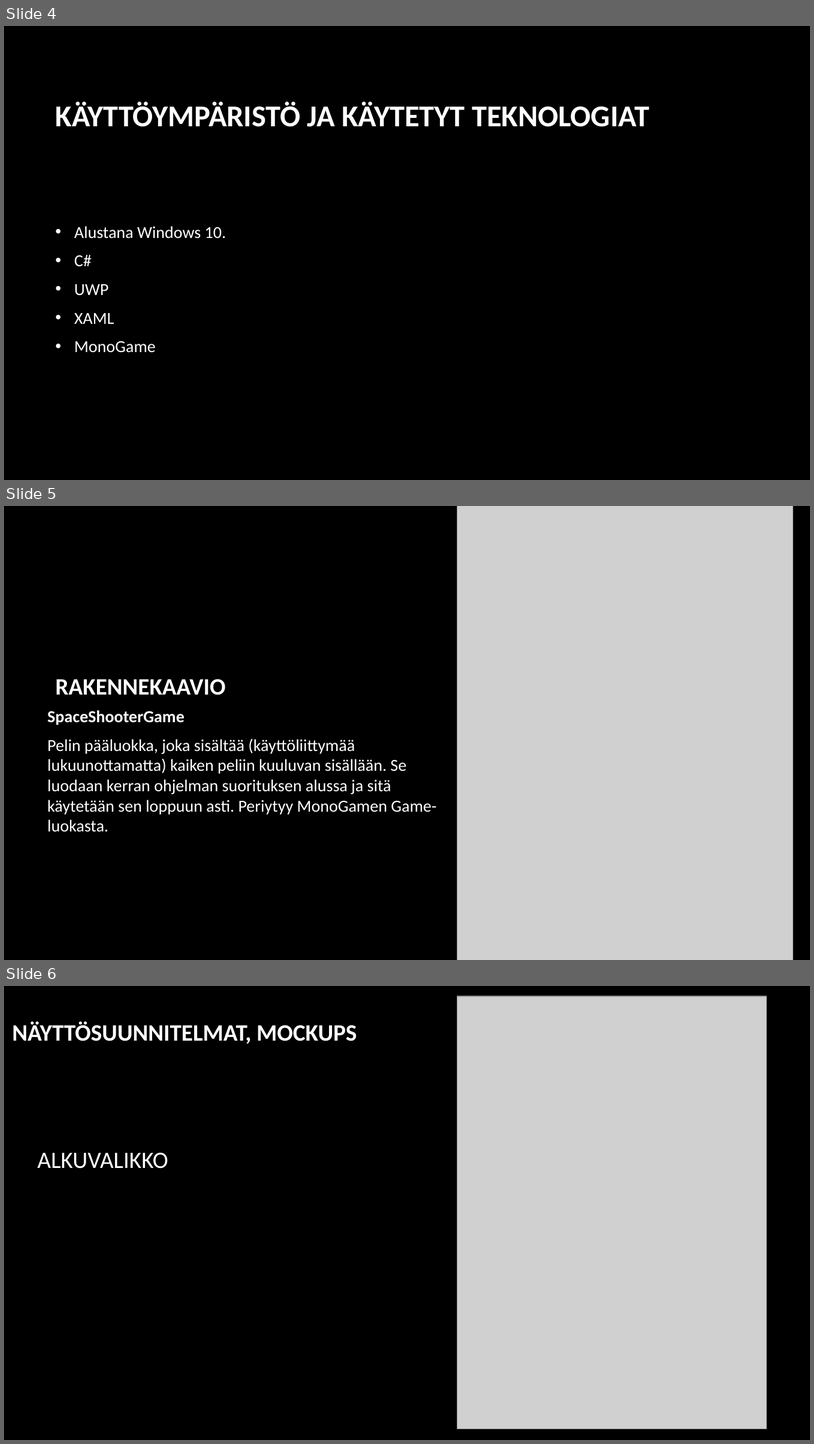
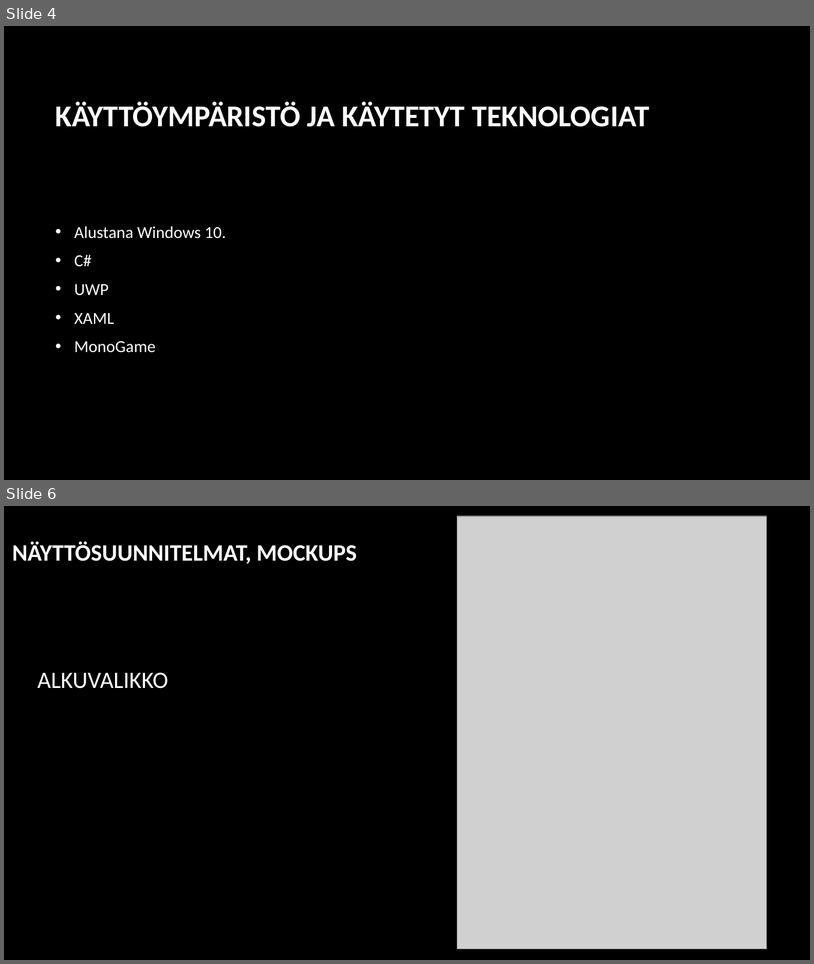
Before and after one commit to VilRan/SpaceShooter, a slide deck: Documentation/SpaceShooter.pptx. Shown one above the other, each under a label of ours: slides 4, 5 and 6 before the commit, slides 4 and 6 after it; the slides between them are not shown. The pictures are 814x1444 and 814x964 pixels, drawn with LibreOffice and Linux fonts; fonts in the diff are those of the drawing; grey boxes stand for pictures; background and template pictures are left out. Boxes give left, top, right and bottom in pixels: in the first picture for what was removed or moved away, otherwise in the second. Text is boxed around its words. In the diff, an @@ line names an element or a change of style, - is before the commit and + after.

```diff
--- a/Documentation/SpaceShooter.pptx
+++ b/Documentation/SpaceShooter.pptx
@@ slide 5 removed at <box>4,506,810,960</box>, background picture (left out) @@
@@ picture removed at <box>457,506,794,960</box> @@
@@ title removed at <box>56,679,226,695</box> @@
-RAKENNEKAAVIO
@@ text removed at <box>47,710,437,832</box> @@
-SpaceShooterGame
-Pelin pääluokka, joka sisältää (käyttöliittymää lukuunottamatta) kaiken peliin kuuluvan sisällään. Se luodaan kerran ohjelman suorituksen alussa ja sitä käytetään sen loppuun asti. Periytyy MonoGamen Game-luokasta.
```
Also in this commit, not shown: 1 slide added.
